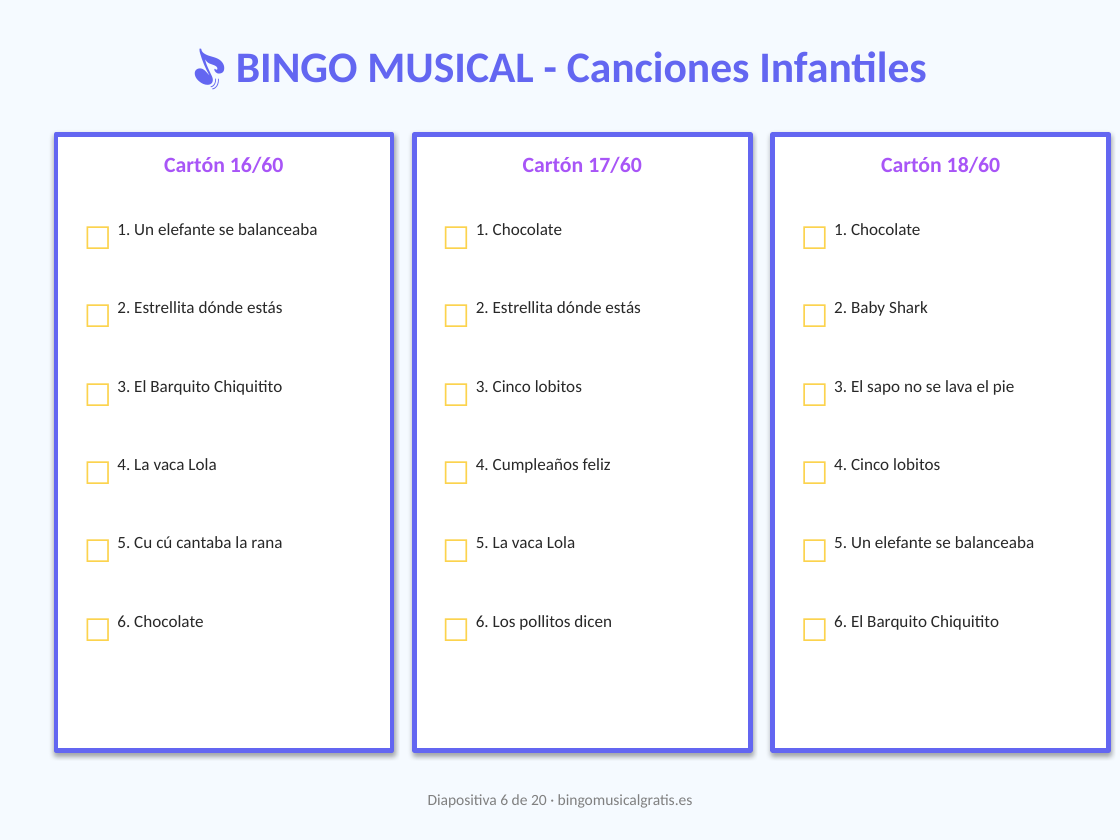
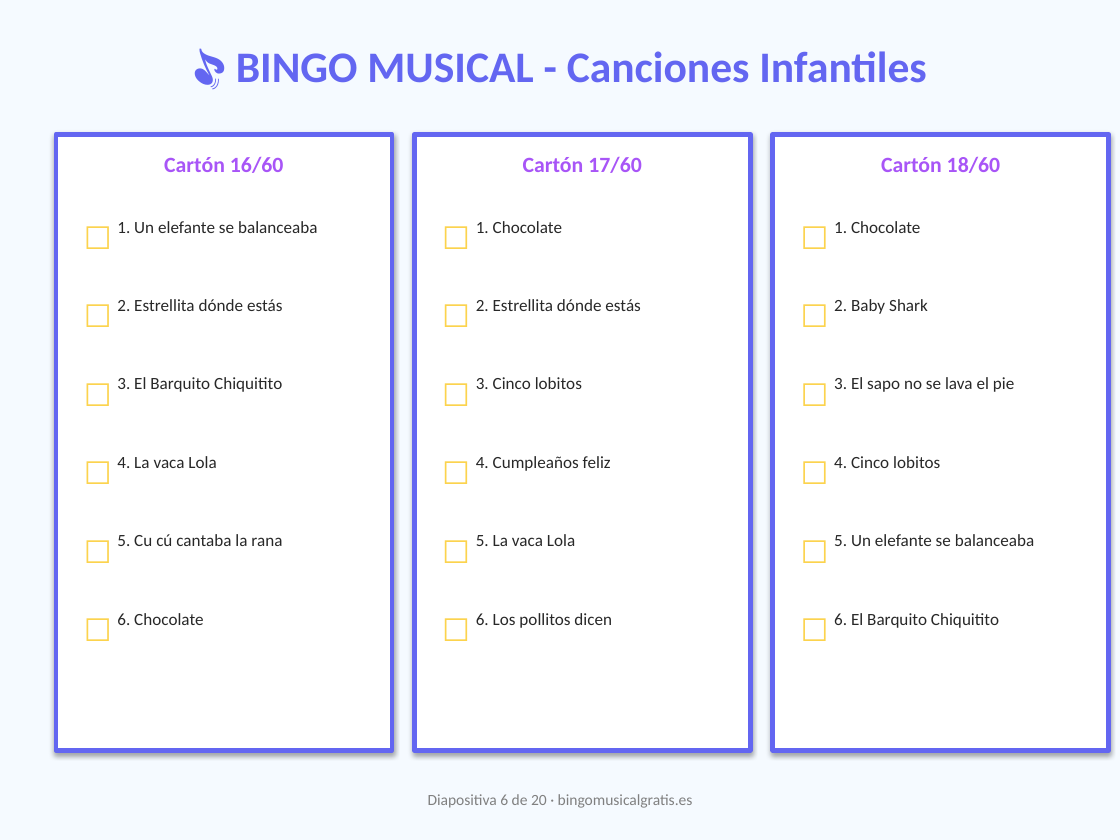
Before and after one commit to ChechuJA/bingo-musical, a slide deck: slide 6 of cartones/infantil/cartones-infantil.pptx. Drawn at 1120x840 pixels with LibreOffice and Linux fonts; fonts in the diff are those of the drawing. Boxes give left, top, right and bottom in pixels: in the first picture for what was removed or moved away, otherwise in the second. Text is boxed around its words. In the diff, an @@ line names an element or a change of style, - is before the commit and + after.

```diff
--- a/cartones/infantil/cartones-infantil.pptx
+++ b/cartones/infantil/cartones-infantil.pptx
@@ line spacing 1 to 0.9 in 18 elements at [476,221,562,233], [476,299,640,311], [117,221,318,233], [117,299,282,311], [117,377,282,392], [117,456,216,468], [117,534,282,546], [117,613,203,625], [476,377,582,389], [476,456,611,471], [476,534,575,546], [476,613,612,628], [834,221,920,233], [834,299,928,314], [834,377,1014,392], [834,456,940,468], [834,534,1035,546], [834,613,999,628] @@
```
Also in this commit, not shown: 19 other slides changed, 28 other files.
